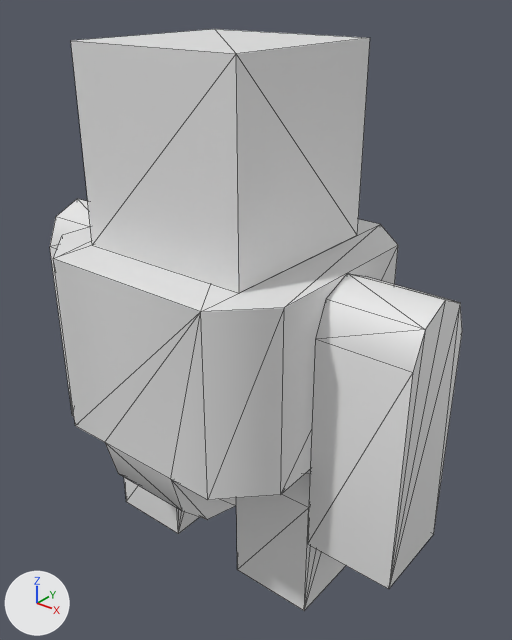
The glTF model Assets/kenney/kenney_prototype-kit/figurine-cube.glb as it was, and as the next commit left it.
Before and after are seen from a 50 mm lens placed at (0.474, -0.543, 0.654), pointed at (0.021, 0.023, 0.303). The lights are fixed; the arrows at lower left show +X, +Y and +Z. Mesh edges are drawn as thin lines. Materials are left out; every surface is plain grey.

In view in the first picture: 'arm-left', 'arm-right', 'head', 'leg-left', 'leg-right', 'torso'.
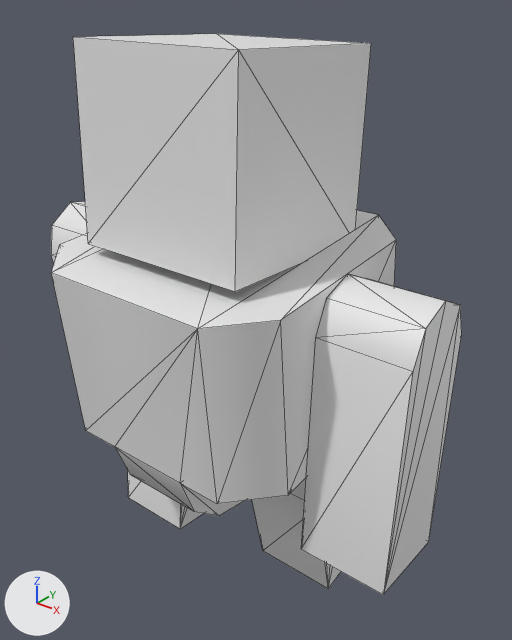
Location of each change, [x1, y1, x2, y2] in pixels of the pictures (512 x 640 px):
'head', moved, turned: before [71, 29, 370, 293]; after [73, 34, 371, 292]
'torso', moved, turned: before [53, 219, 398, 520]; after [51, 210, 396, 516]
'arm-left', moved, turned: before [307, 273, 462, 589]; after [301, 274, 462, 595]
'leg-left', moved, turned: before [236, 470, 346, 611]; after [252, 478, 341, 589]
'leg-right', moved, turned: before [124, 477, 199, 534]; after [128, 471, 203, 529]
'arm-right', moved, turned: before [50, 199, 90, 416]; after [51, 201, 88, 262]

Diff of the bpy script that builds the scene:
```diff
--- a/Assets/kenney/kenney_prototype-kit/figurine-cube.glb.py
+++ b/Assets/kenney/kenney_prototype-kit/figurine-cube.glb.py
@@ ob_leg_left @@
 ob_leg_left = bpy.data.objects.new('leg-left', me_leg_left)
-ob_leg_left.parent = ob_root
+ob_leg_left.parent = ob_root_004
 ob_leg_left.location = (0.1, 0.0, 0.15)
+ob_leg_left.rotation_euler = (0.218, 0.0, 0.0)  # degrees (12, 0, 0)
@@ ob_leg_right @@
 ob_leg_right = bpy.data.objects.new('leg-right', me_leg_right)
-ob_leg_right.parent = ob_root
+ob_leg_right.parent = ob_root_004
 ob_leg_right.location = (-0.1, 0.0, 0.15)
+ob_leg_right.rotation_euler = (-0.0873, 0.0, 0.0)  # degrees (-5, 0, 0)
@@ ob_torso @@
 ob_torso = bpy.data.objects.new('torso', me_torso)
-ob_torso.parent = ob_root
+ob_torso.parent = ob_root_004
 ob_torso.location = (0.0, 0.0, 0.15)
+ob_torso.rotation_euler = (0.0873, 0.0, 0.0)  # degrees (5, 0, 0)
@@ ob_arm_left @@
 ob_arm_left.location = (0.2, 0.0, 0.2)
+ob_arm_left.rotation_euler = (-0.131, 0.0, 0.0)  # degrees (-7.5, 0, 0)
@@ ob_arm_right @@
 ob_arm_right.location = (-0.2, 0.0, 0.2)
+ob_arm_right.rotation_euler = (0.131, 0.0, 0.0)  # degrees (7.5, 0, 0)
@@ ob_head @@
 ob_head.location = (0.0, 0.0, 0.25)
+ob_head.rotation_euler = (-0.127, 0.0, 0.0)  # degrees (-7.3, 0, 0)
@@ ob_root_004 @@
+ob_root_004 = bpy.data.objects.new('root.004', None)
+ob_root_004.parent = ob_figurine_cube
+ob_root_004.location = (0.0, 0.0167, 0.0)
```
